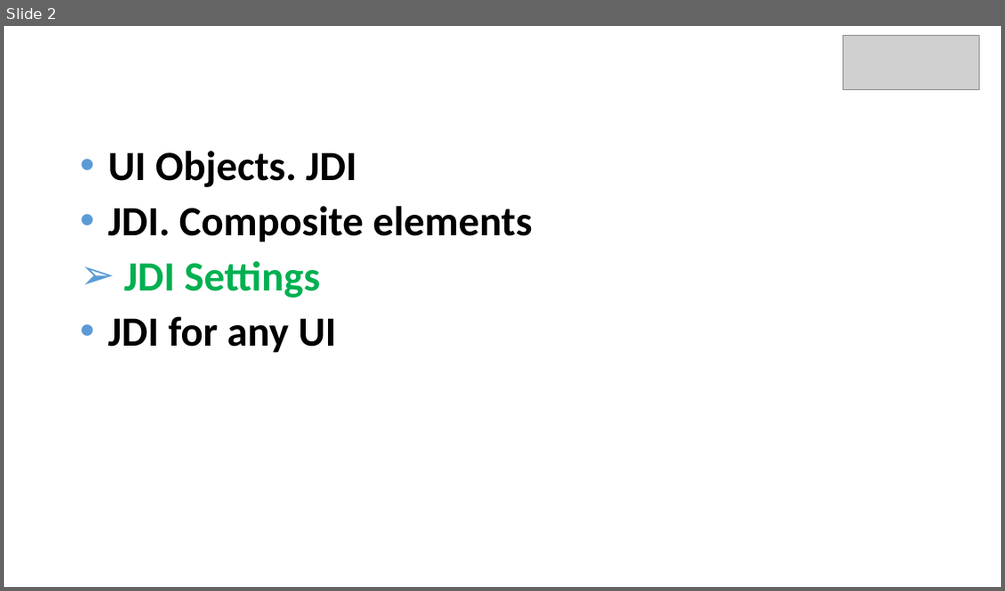
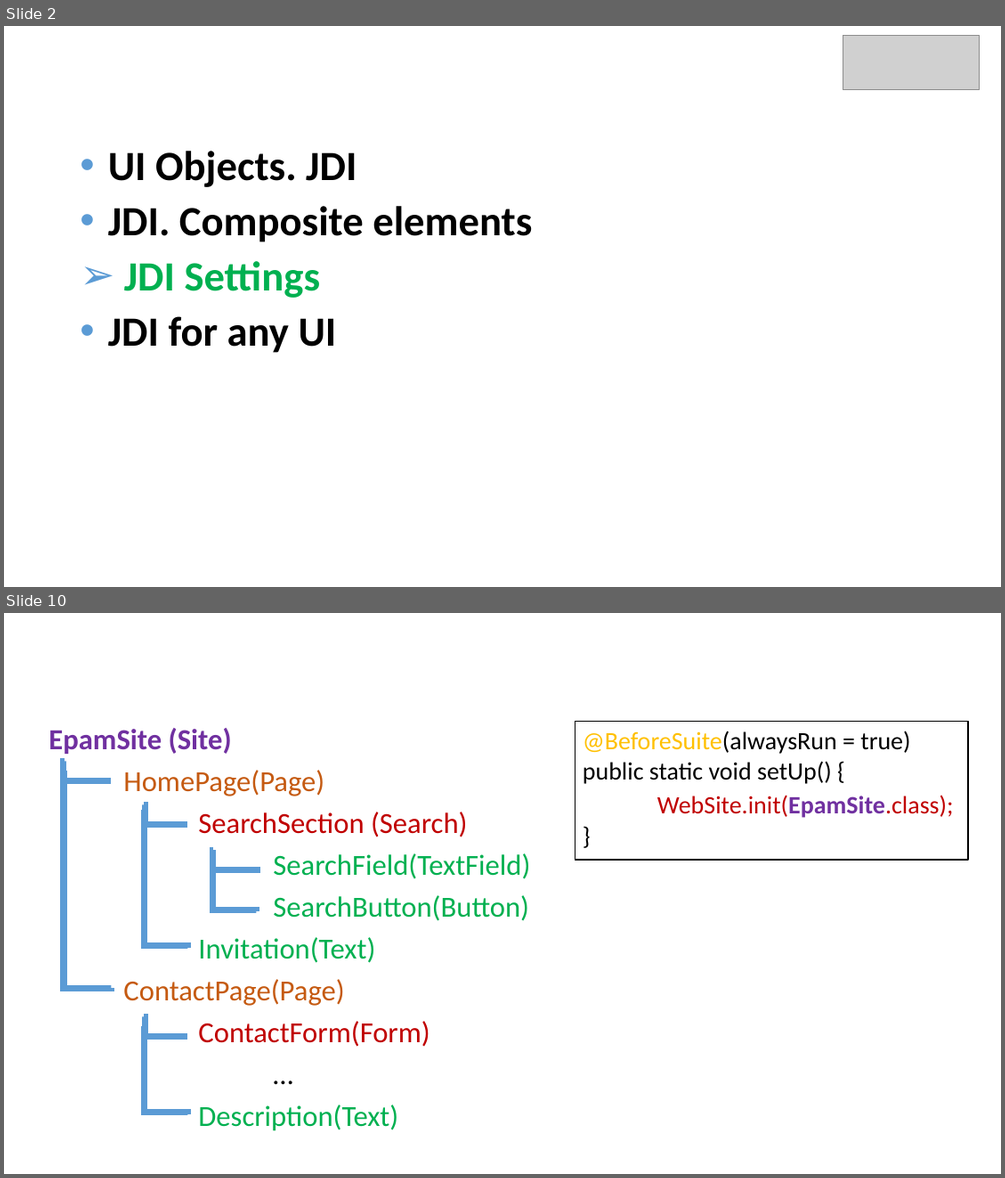
Before and after one commit to epam/JDI, a slide deck: 8 JDI Settings.pptx. Shown one above the other, each under a label of ours: slide 2 before the commit, slides 2 and 10 after it; the slides between them are not shown. The pictures are 1005x591 and 1005x1178 pixels, drawn with LibreOffice and Linux fonts; fonts in the diff are those of the drawing; grey boxes stand for pictures; background and template pictures are left out. Boxes give left, top, right and bottom in pixels: in the first picture for what was removed or moved away, otherwise in the second. Text is boxed around its words. In the diff, an @@ line names an element or a change of style, - is before the commit and + after.

```diff
--- a/8 JDI Settings.pptx
+++ b/8 JDI Settings.pptx
@@ slide 10 added at [4,613,1001,1174], background #FFFFFF @@
@@ text added at [19,631,1001,691], 28 pt, text #FFFFFF @@
+UI OBJECTS & TESTS
@@ text added at [48,728,530,1131], 28 pt, text #00B050 @@
+EpamSite (Site)
+HomePage(Page)
+SearchSection (Search)
+SearchField(TextField)
+SearchButton(Button)
+Invitation(Text)
+ContactPage(Page)
+ContactForm(Form)
+…
+Description(Text)
@@ rectangle added at [575,722,969,860], outline #000000 1 pt, 24 pt, text #000000 @@
+@BeforeSuite(alwaysRun = true)
+public static void setUp() {
+WebSite.init(EpamSite.class);
+}
@@ elbow line added from (64, 761) to (111, 780), #5B9BD5 6 pt @@
@@ elbow line added from (64, 771) to (111, 988), #5B9BD5 6 pt @@
@@ elbow line added from (144, 805) to (188, 825), #5B9BD5 6 pt @@
@@ elbow line added from (144, 810) to (188, 948), #5B9BD5 6 pt @@
@@ elbow line added from (212, 850) to (260, 869), #5B9BD5 6 pt @@
@@ elbow line added from (212, 850) to (256, 911), #5B9BD5 6 pt @@
@@ elbow line added from (144, 1017) to (188, 1037), #5B9BD5 6 pt @@
@@ elbow line added from (144, 1027) to (188, 1115), #5B9BD5 6 pt @@
@@ page number added at [708,1133,933,1163], 25 pt, text #FFFFFF, bold @@
+10
```
Also in this commit, not shown: 12 slides changed, 12 other slides added, 5 slides removed.
